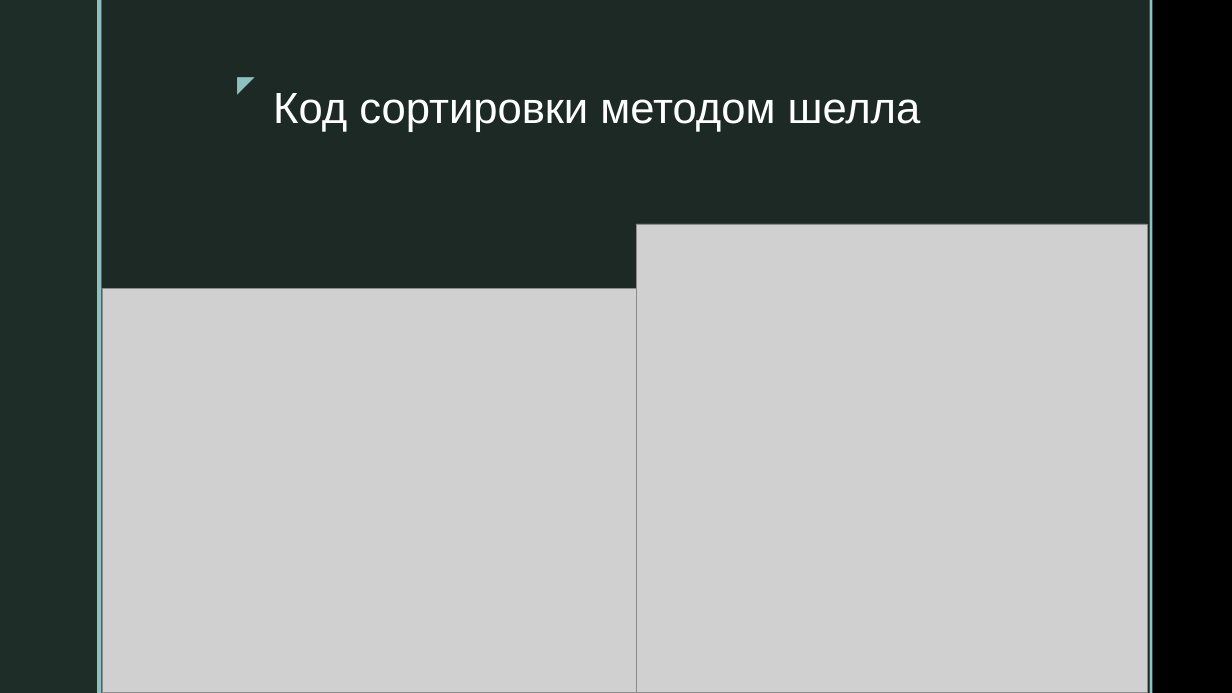
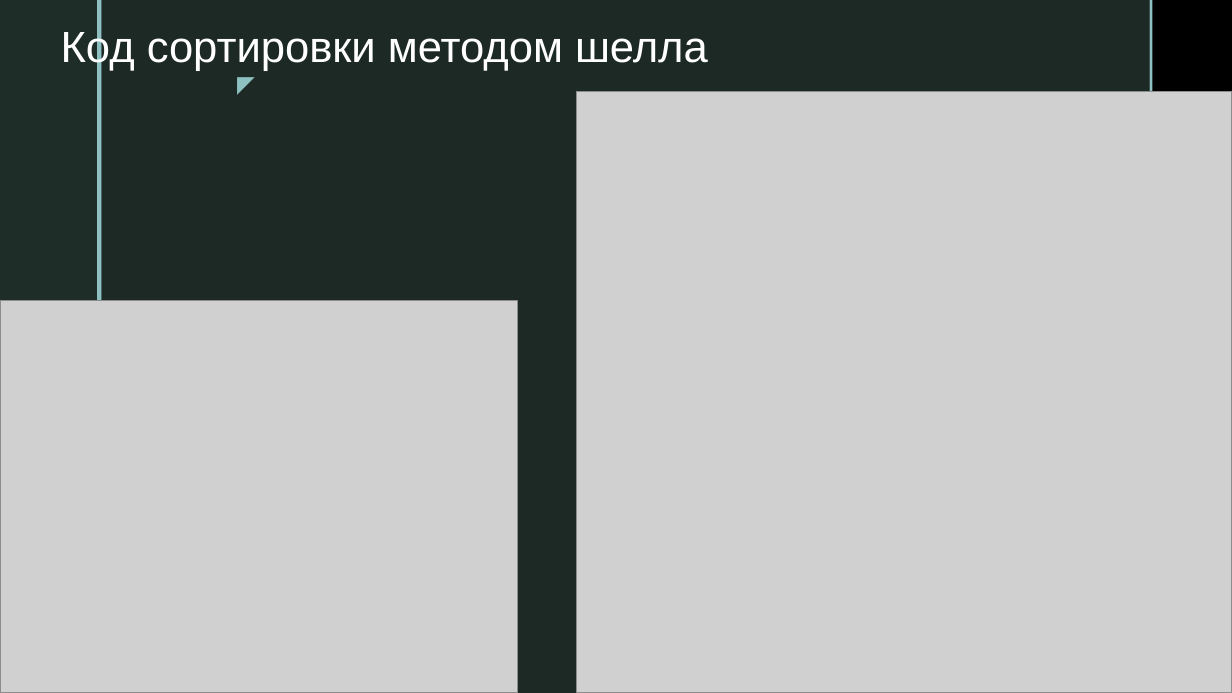
Before and after one commit to vaduxa4/flita, a slide deck: slide 9 of Флита.pptx. Drawn at 1232x693 pixels with LibreOffice and Linux fonts; fonts in the diff are those of the drawing; grey boxes stand for pictures; background and template pictures are left out. Boxes give left, top, right and bottom in pixels: in the first picture for what was removed or moved away, otherwise in the second. Text is boxed around its words. In the diff, an @@ line names an element or a change of style, - is before the commit and + after.

```diff
--- a/Флита.pptx
+++ b/Флита.pptx
@@ title "Код сортировки методом шелла" rewrapped from (273, 93, 921, 132) to (61, 27, 708, 71) @@
@@ picture: place and size @@
-picture at (637, 224, 1148, 692)
+picture at (577, 91, 1232, 693)
@@ picture: place and size @@
-picture at (103, 289, 637, 693)
+picture at (0, 301, 518, 693)
```
Also in this commit, not shown: 2 other slides changed, 3 slides added, 3 slides removed.
